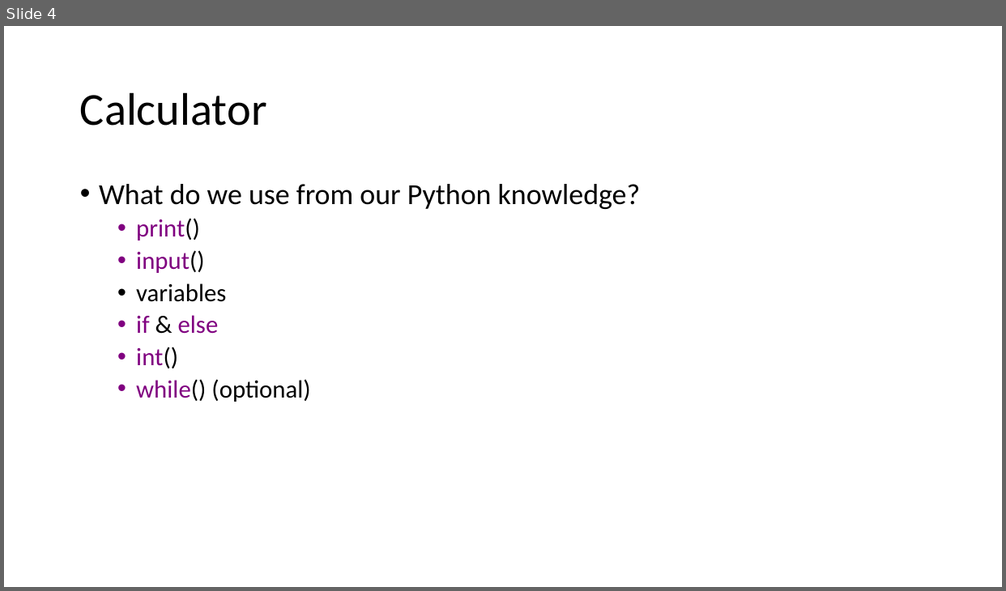
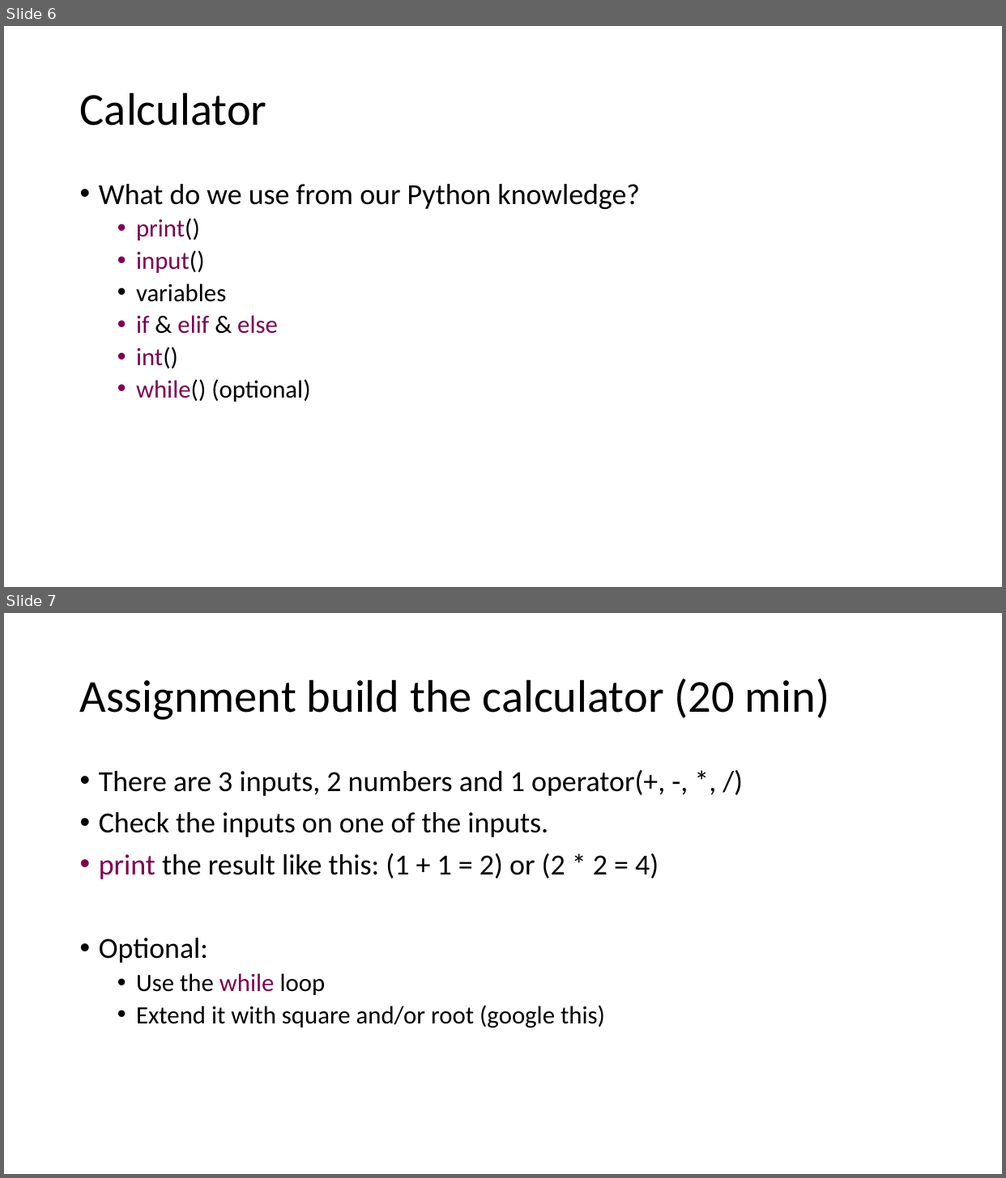
Before and after one commit to JoZonneveld/TCR-python-lessons, a slide deck: Lessons/Lesson 2/Building a calculator.pptx. Shown one above the other, each under a label of ours: slide 4 before the commit, slides 6 and 7 after it. The pictures are 1006x591 and 1006x1178 pixels, drawn with LibreOffice and Linux fonts; fonts in the diff are those of the drawing; background and template pictures are left out. Boxes give left, top, right and bottom in pixels: in the first picture for what was removed or moved away, otherwise in the second. Text is boxed around its words. In the diff, an @@ line names an element or a change of style, - is before the commit and + after.

```diff
--- a/Lessons/Lesson 2/Building a calculator.pptx
+++ b/Lessons/Lesson 2/Building a calculator.pptx
@@ slide 7 added at [4,613,1002,1174], background #FFFFFF @@
@@ text added at [80,679,830,720], 44 pt, text #000000 @@
+Assignment build the calculator (20 min)
@@ text added at [99,770,665,1029], 28 pt, text #000000 @@
+• There are 3 inputs, 2 numbers and 1 operator(+, -, *, /)
+• Check the inputs on one of the inputs.
+• print the result like this: (1 + 1 = 2) or (2 * 2 = 4)
+• Optional:
+  • Use the while loop
+  • Extend it with square and/or root (google this)
@@ what was slide 4 is now slide 6 @@
@@ slide 6 changed as well @@
@@ text at [136,218,310,402]: text colour #800080 to #7F0050 in "print()", "input()", "int()", "while()" @@
@@ text at [136,315,278,334]: text changed; text colour #800080 to #7F0050 @@
-  • if & else
+  • if & elif & else
```
Also in this commit, not shown: 1 other slide changed, 10 other slides added, 1 slide removed, 2 other files.
